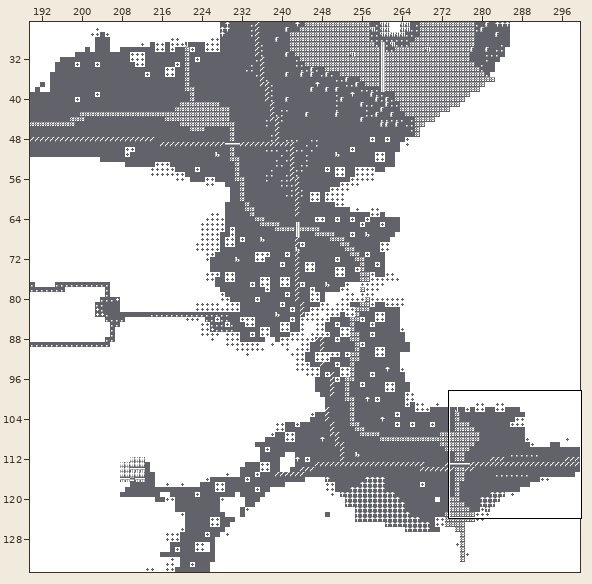
Level history. Tiled map: raw/map.tmx. Above: a wide view before the commit, with the close-up outlined.
Close-up. Before the edit:
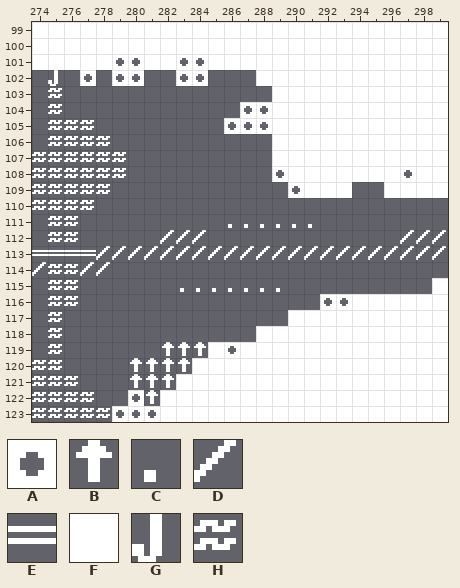
Cells are 8x8 px. Shown: x 274..299, y 99..123. The commit also changed other parts of the map, which this record leaves out.
Key: from "cga8x8thick": A 8, B 24, C 46, D 47, E 205, F 219, G 245, H 247.
_ is an empty cell.
Layer "Tiles" before, first column x 274:
 99 FFFFFFFFFFFFFFFFFFFFFFFFFF
100 FFFFFFFFFFFFFFFFFFFFFFFFFF
101 FFFFFAAFFAAFFFFFFFFFFFFFFF
102 _G_A_AA__AA___FFFFFFFFFFFF
103 _H_____________FFFFFFFFFFF
104 _H___________AAFFFFFFFFFFF
105 _HHH________AAAFFFFFFFFFFF
106 _HHHH__________FFFFFFFFFFF
107 HHHHHH_________FFFFFFFFFFF
108 HHHHHH_________AFFFFFFFAFF
109 HHHHH___________AFFF__FFFF
110 HHHH______________________
111 _HH_________CCCCCC________
112 _HH_____DDD____________DDD
113 EEEEDDDDDDDDDDDDDDDDDDDDDD
114 DHHDD_____________________
115 _HH______CCCCCCC_________F
116 _HH_______________AAFFFFFF
117 _H______________FFFFFFFFFF
118 _H____________FFFFFFFFFFFF
119 _H______BBBFAFFFFFFFFFFFFF
120 HH____BBBBFFFFFFFFFFFFFFFF
121 HHH___BBBFFFFFFFFFFFFFFFFF
122 HHHH__ABFFFFFFFFFFFFFFFFFF
123 HHHHHAAAFFFFFFFFFFFFFFFFFF
After the commit:
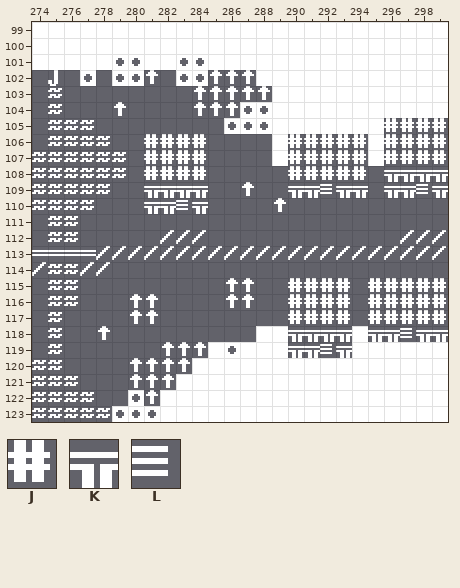
Further tiles: from "cga8x8thick": J 35, K 203, L 240.
Changes in this commit:
{"where": "layer \"Tiles\""}
{"y":102,"x":281,"old":"_","new":"B"}
{"y":102,"x":285,"old":"___","new":"BBB"}
{"y":103,"x":284,"old":"_____","new":"BBBBB"}
{"y":104,"x":279,"old":"_","new":"B"}
{"y":104,"x":284,"old":"___","new":"BBB"}
{"y":105,"x":296,"old":"FFFF","new":"JJJJ"}
{"y":106,"x":281,"old":"____","new":"JJJJ"}
{"y":106,"x":290,"old":"FFFFF","new":"JJJJJ"}
{"y":106,"x":296,"old":"FFFF","new":"JJJJ"}
{"y":107,"x":281,"old":"____","new":"JJJJ"}
{"y":107,"x":290,"old":"FFFFF","new":"JJJJJ"}
{"y":107,"x":296,"old":"FFFF","new":"JJJJ"}
{"y":108,"x":281,"old":"____","new":"JJJJ"}
{"y":108,"x":289,"old":"AFFFFFFFAFF","new":"_JJJJJ_KKKK"}
{"y":109,"x":281,"old":"____","new":"KKKK"}
{"y":109,"x":287,"old":"_","new":"B"}
{"y":109,"x":290,"old":"AFFF_","new":"KKLKK"}
{"y":109,"x":296,"old":"FFFF","new":"KKLK"}
{"y":110,"x":281,"old":"____","new":"KKLK"}
{"y":110,"x":289,"old":"_","new":"B"}
{"y":111,"x":286,"old":"CCCCCC","new":"______"}
{"y":115,"x":283,"old":"CCCCCCC____","new":"___BB__JJJJ"}
{"y":115,"x":295,"old":"____F","new":"JJJJJ"}
{"y":116,"x":280,"old":"__","new":"BB"}
{"y":116,"x":286,"old":"__","new":"BB"}
{"y":116,"x":290,"old":"__AAFFFFFF","new":"JJJJ_JJJJJ"}
{"y":117,"x":280,"old":"__","new":"BB"}
{"y":117,"x":290,"old":"FFFFFFFFFF","new":"JJJJ_JJJJJ"}
{"y":118,"x":278,"old":"_","new":"B"}
{"y":118,"x":290,"old":"FFFF","new":"KKKK"}
{"y":118,"x":295,"old":"FFFFF","new":"KKLKK"}
{"y":119,"x":290,"old":"FFFF","new":"KKLK"}
{"label":"added","picture_box":[146,70,158,84]}
{"label":"added","picture_box":[194,70,270,116]}
{"label":"added","picture_box":[114,102,126,116]}
{"label":"changed","picture_box":[228,118,448,228]}
{"label":"added","picture_box":[144,134,208,214]}
{"label":"changed","picture_box":[180,278,448,358]}
{"label":"added","picture_box":[130,294,158,324]}
{"label":"added","picture_box":[98,326,110,340]}
